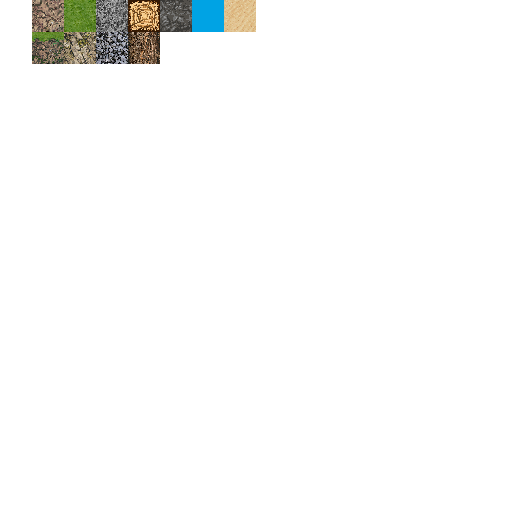
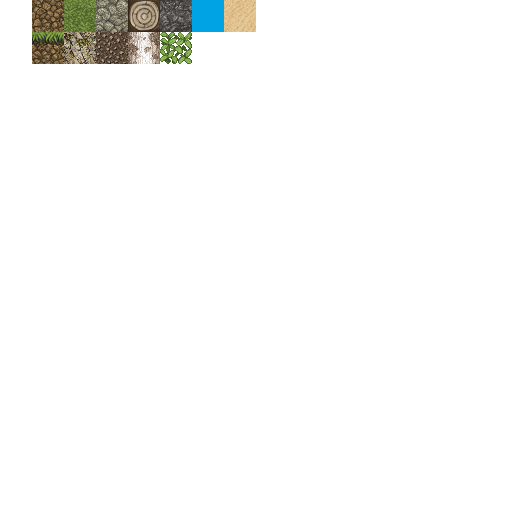
Layer changes from the first (512, 512) image to the second:
renamed "woodlog" to "logtop", painted on it over [128,0,160,32]
renamed "rock" to "stone", moved it above "logside", painted on it over [96,0,128,32]
removed layer "dirtngrass" over [32,32,64,64]
removed layer "grass" over [64,0,96,32]
removed layer "Dirt" over [32,0,64,32]
renamed "woodcrust" to "logside", painted on it over [128,32,160,64]
added layer "grasstop" above "birch_leaves" over [64,0,96,32]
added layer "birch_leaves" above "gravel" over [160,32,192,64]
moved "gravel" above "dirt", painted on it over [96,32,128,64]
added layer "dirt" above "grassside" over [32,0,64,32]
added layer "grassside" over [32,32,64,64]
